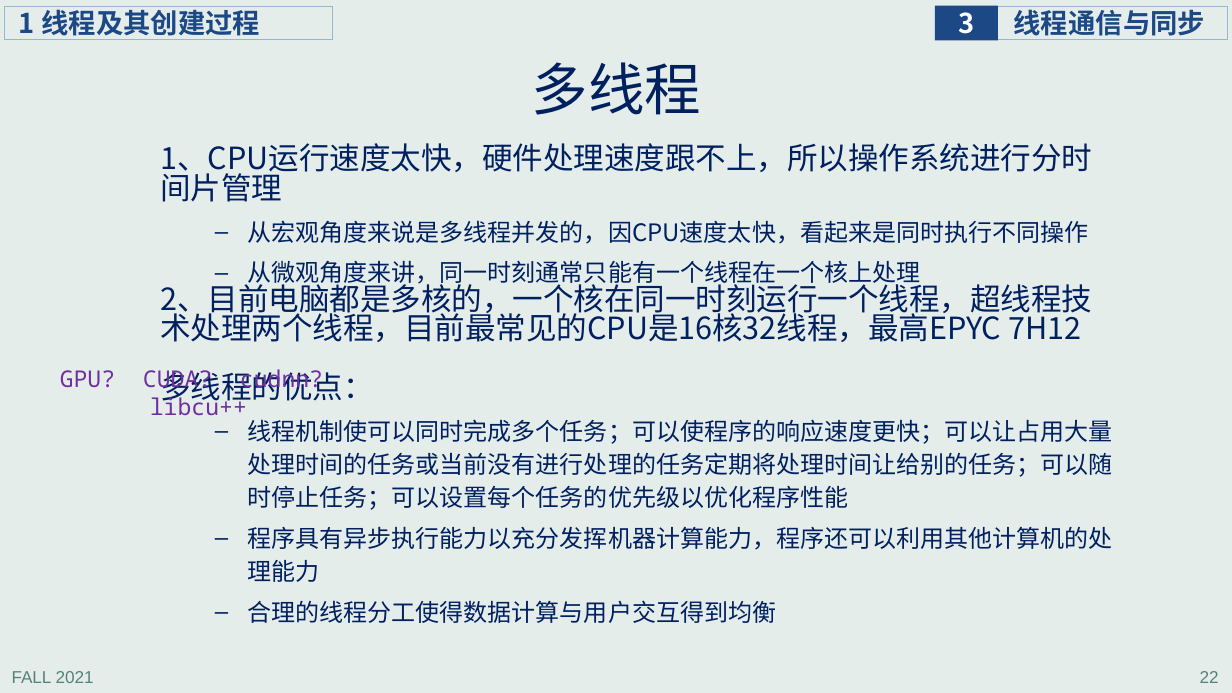
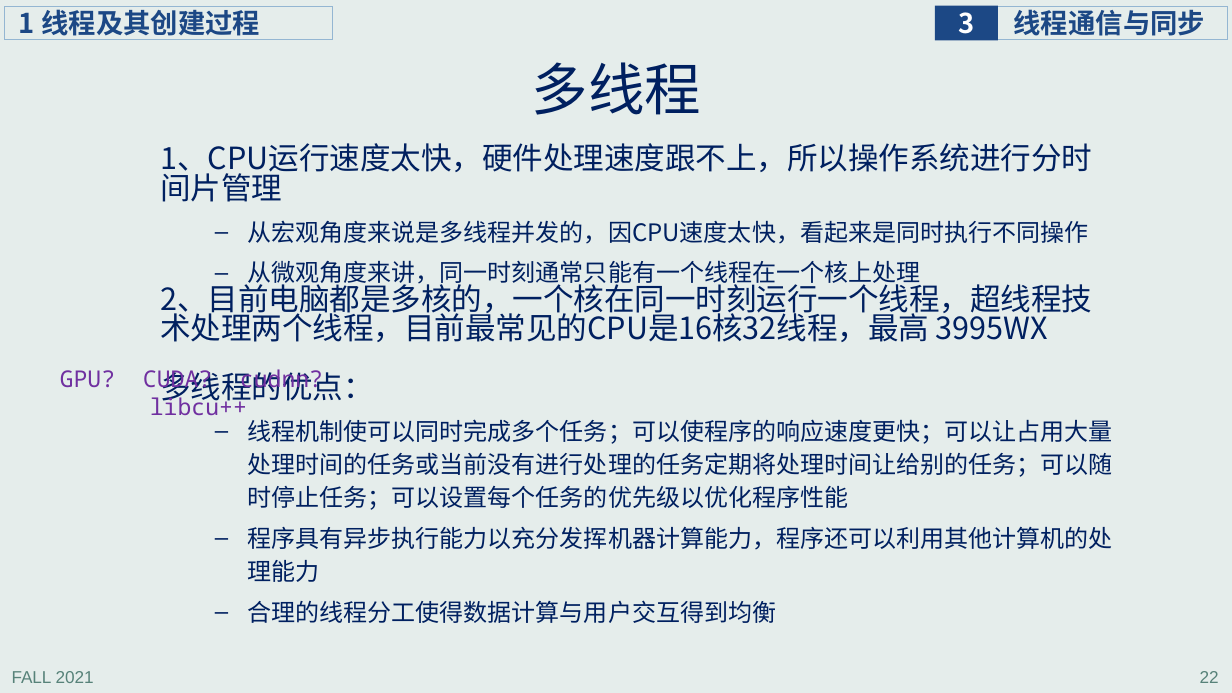
Before and after one commit to principleWindows/win-principle-2021, a slide deck: slide 22 of slides/instruction/principleWindows_3.pptx. Drawn at 1232x693 pixels with LibreOffice and Linux fonts; fonts in the diff are those of the drawing. Boxes give left, top, right and bottom in pixels: in the first picture for what was removed or moved away, otherwise in the second. Text is boxed around its words. In the diff, an @@ line names an element or a change of style, - is before the commit and + after.

```diff
--- a/slides/instruction/principleWindows_3.pptx
+++ b/slides/instruction/principleWindows_3.pptx
@@ text at <box>160,279,1092,342</box>: text changed @@
-2、目前电脑都是多核的，一个核在同一时刻运行一个线程，超线程技术处理两个线程，目前最常见的CPU是16核32线程，最高EPYC 7H12
+2、目前电脑都是多核的，一个核在同一时刻运行一个线程，超线程技术处理两个线程，目前最常见的CPU是16核32线程，最高 3995WX
```
Also in this commit, not shown: 7 other slides changed, 3 other files.
